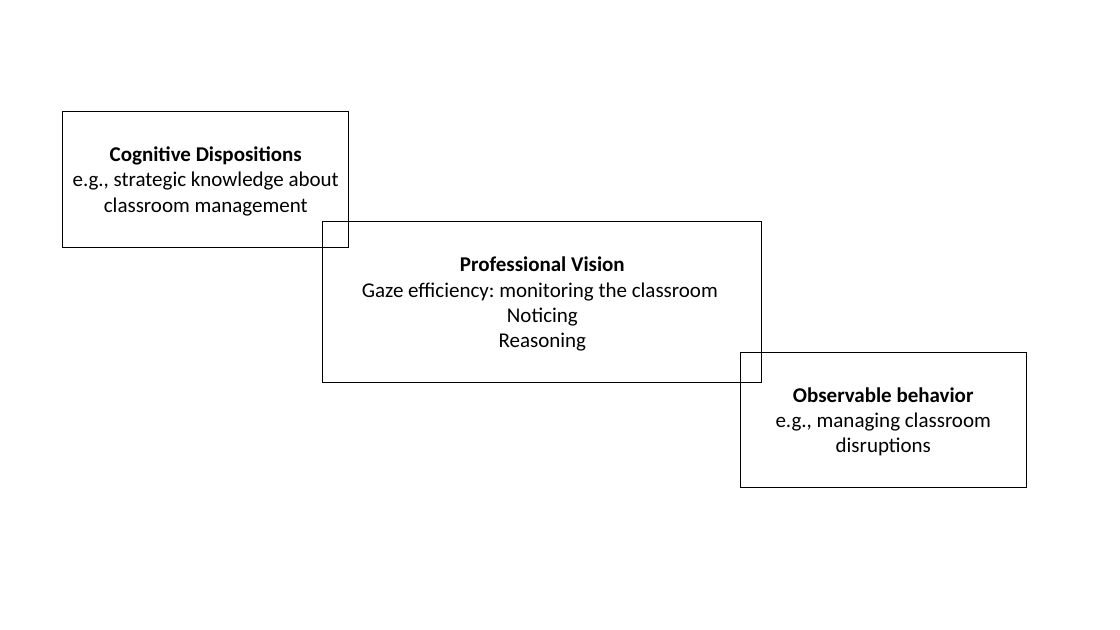
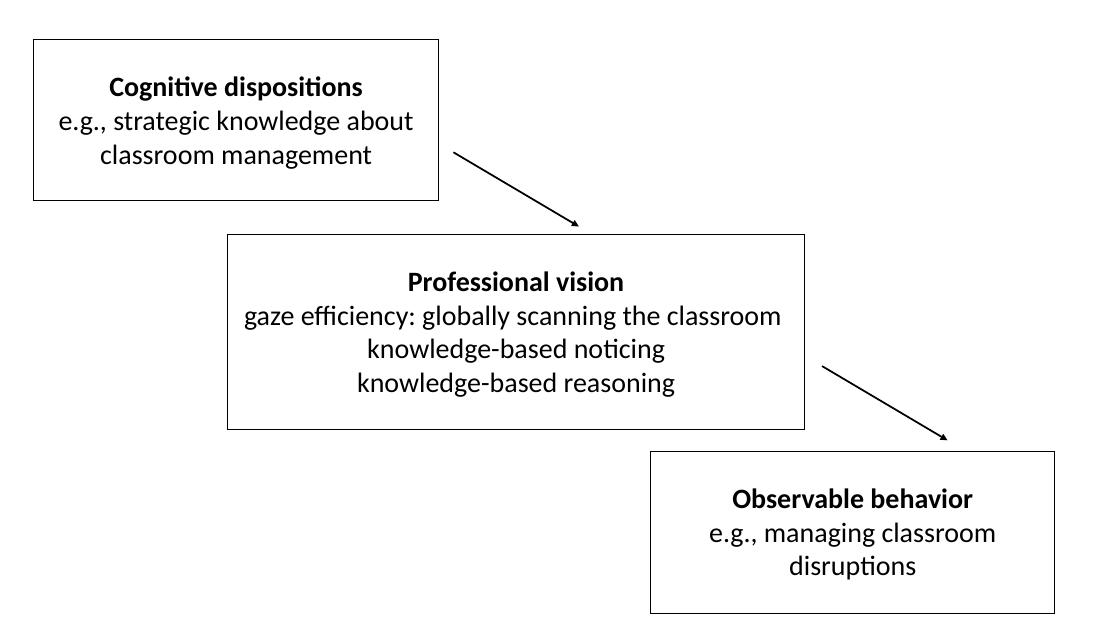
Before and after one commit to MandyKlatt/Mandy-PhD, a slide deck: slide 1 of 02_paper/02_study/02_expertise_paper/pictures/Professional_Competence_Model.pptx. Drawn at 1120x630 pixels with LibreOffice and Linux fonts; fonts in the diff are those of the drawing. Boxes give left, top, right and bottom in pixels: in the first picture for what was removed or moved away, otherwise in the second. Text is boxed around its words. In the diff, an @@ line names an element or a change of style, - is before the commit and + after.

```diff
--- a/02_paper/02_study/02_expertise_paper/pictures/Professional_Competence_Model.pptx
+++ b/02_paper/02_study/02_expertise_paper/pictures/Professional_Competence_Model.pptx
@@ rectangle "Cognitive dispositions": place and size @@
-rectangle "Cognitive dispositions" at (63, 112, 349, 248)
+rectangle "Cognitive dispositions" at (34, 39, 438, 201)
@@ text in rectangle at (109, 76, 363, 101): text changed; size 18 to 24 pt @@
-Cognitive Dispositions
+Cognitive dispositions
@@ text in rectangle at (59, 110, 414, 169): size 18 to 24 pt in "e.g., strategic knowledge about classroom management" @@
@@ arrow added from (454, 152) to (579, 227), #000000 1.5 pt @@
@@ rectangle "Professional vision": place and size @@
-rectangle "Professional vision" at (323, 222, 763, 383)
+rectangle "Professional vision" at (228, 234, 805, 429)
@@ text in rectangle at (244, 271, 782, 397): text changed; size 18 to 24 pt @@
-Professional Vision
-Gaze efficiency: monitoring the classroom
-Noticing
-Reasoning
+Professional vision
+gaze efficiency: globally scanning the classroom
+knowledge-based noticing
+knowledge-based reasoning
@@ arrow added from (823, 366) to (948, 440), #000000 1.5 pt @@
@@ rectangle "Observable behavior": place and size @@
-rectangle "Observable behavior" at (740, 352, 1026, 488)
+rectangle "Observable behavior" at (651, 451, 1055, 614)
@@ rectangle "Observable behavior" at (651, 451, 1055, 614): size 18 to 24 pt @@
```
Also in this commit, not shown: 2 other files.
